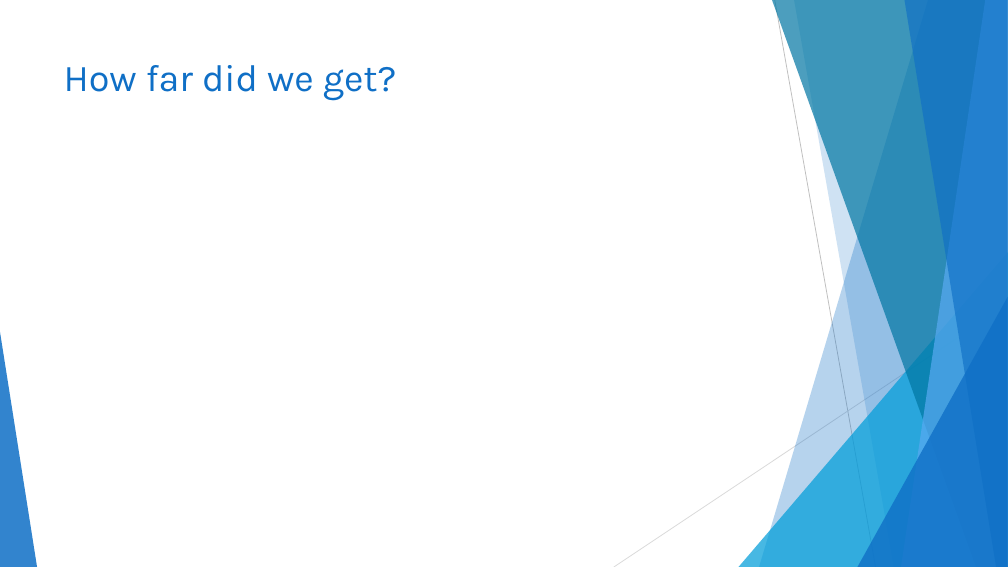
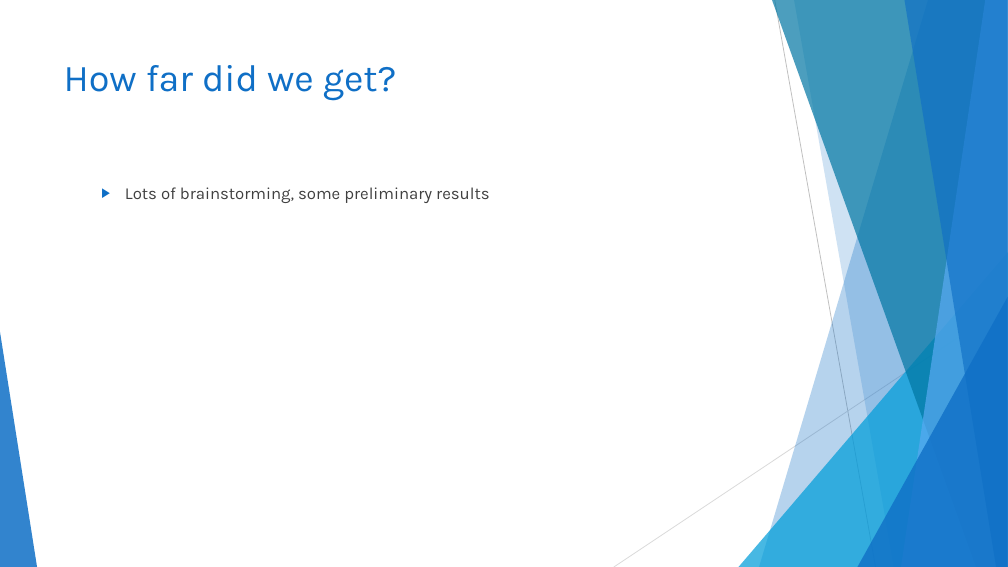
Before and after one commit to TESA-workshops/sim-geostat-survey, a slide deck: slide 9 of report/sim-geostat-survey-report.pptx. Drawn at 1008x567 pixels with LibreOffice and Linux fonts; fonts in the diff are those of the drawing. Boxes give left, top, right and bottom in pixels: in the first picture for what was removed or moved away, otherwise in the second. Text is boxed around its words. In the diff, an @@ line names an element or a change of style, - is before the commit and + after.

```diff
--- a/report/sim-geostat-survey-report.pptx
+++ b/report/sim-geostat-survey-report.pptx
@@ text added at [125, 187, 489, 203], 16 pt, text #404040 @@
+  ▶ Lots of brainstorming, some preliminary results
```
Also in this commit, not shown: 1 other slide changed, 17 slides added, 2 slides removed, 1 other file.
